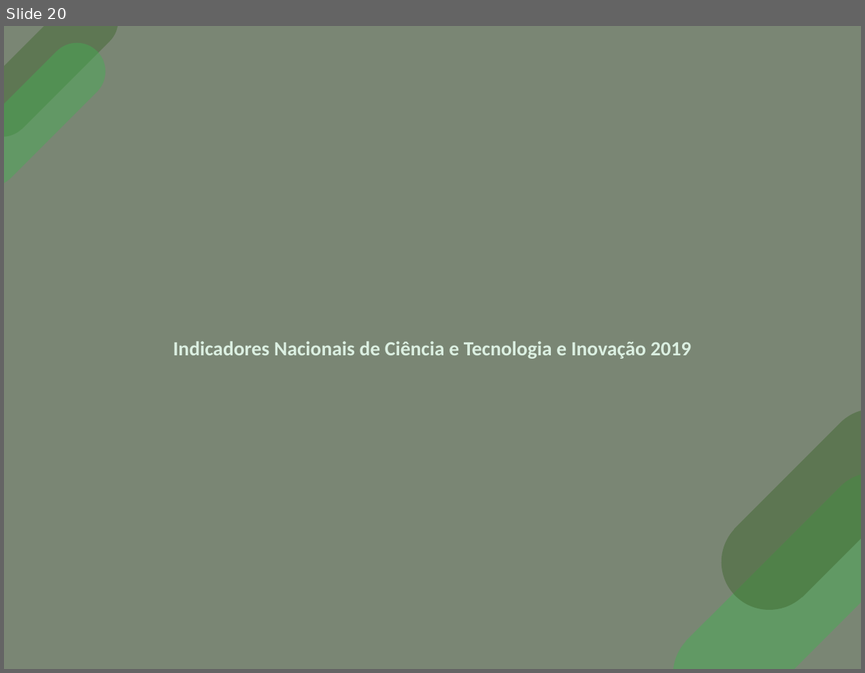
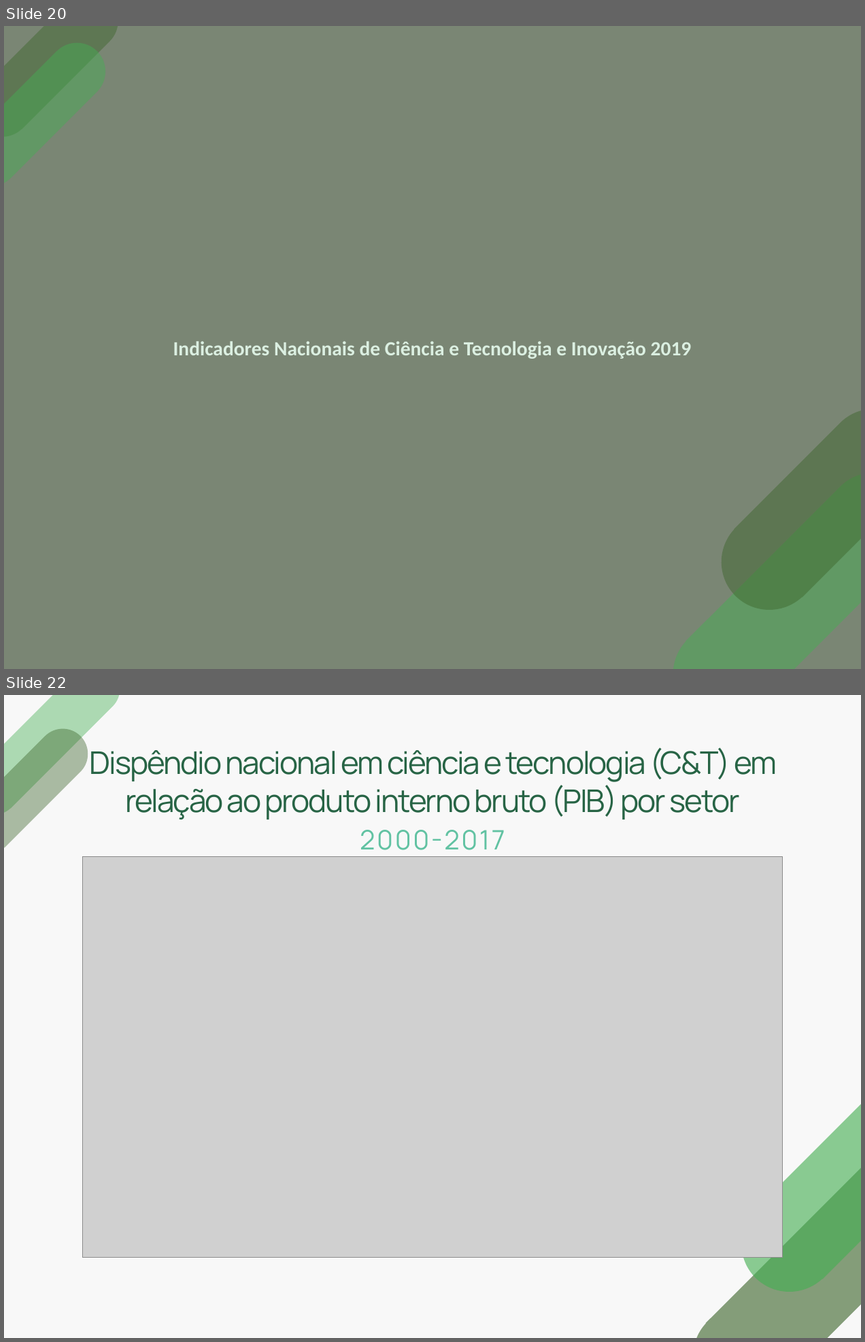
Before and after one commit to josenaldo/apresentacao-sbg-2020, a slide deck: apresentacao-sbg-2020.pptx. Shown one above the other, each under a label of ours: slide 20 before the commit, slides 20 and 22 after it; the slides between them are not shown. The pictures are 865x673 and 865x1342 pixels, drawn with LibreOffice and Linux fonts; fonts in the diff are those of the drawing; grey boxes stand for pictures; background and template pictures are left out. Boxes give left, top, right and bottom in pixels: in the first picture for what was removed or moved away, otherwise in the second. Text is boxed around its words. In the diff, an @@ line names an element or a change of style, - is before the commit and + after.

```diff
--- a/apresentacao-sbg-2020.pptx
+++ b/apresentacao-sbg-2020.pptx
@@ slide 22 added at (4, 695, 861, 1338), background #F8F8F8 @@
@@ freeform shape added at (4, 695, 131, 826), fill #45AF53 at 42% opacity @@
@@ freeform shape added at (4, 719, 99, 865), fill #3E662C at 42% opacity @@
@@ title added at (90, 747, 776, 819), 28 pt, text #276445 @@
+Dispêndio nacional em ciência e tecnologia (C&T) em relação ao produto interno bruto (PIB) por setor
@@ text added at (360, 830, 505, 857), 24 pt, text #61C2A2 @@
+2000-2017
@@ picture added at (83, 856, 782, 1257) @@
@@ freeform shape added at (721, 1070, 861, 1311), fill #45AF53 at 62% opacity @@
@@ freeform shape added at (672, 1134, 861, 1338), fill #3E662C at 62% opacity @@
```
Also in this commit, not shown: 3 other slides added, 6 other files.
